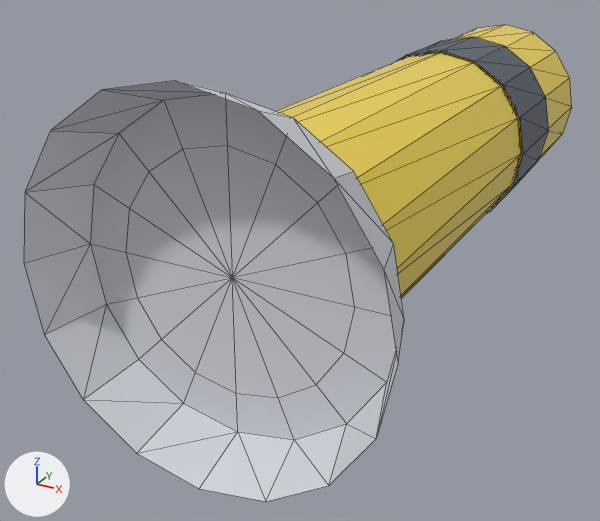
What one commit did to the glTF model content/models/steel_bollard.glb.
One viewpoint serves both versions: a 50 mm camera at (0.687, -0.901, 0.568) aimed at (-0.185, 0.685, -0.226). Arrows for +X, +Y and +Z are at lower left; the lights stay in place. The first picture is the older version. Mesh edges are drawn as thin lines. Vertices at exactly the same position are counted once.

The first picture shows 'steel_bollard'.
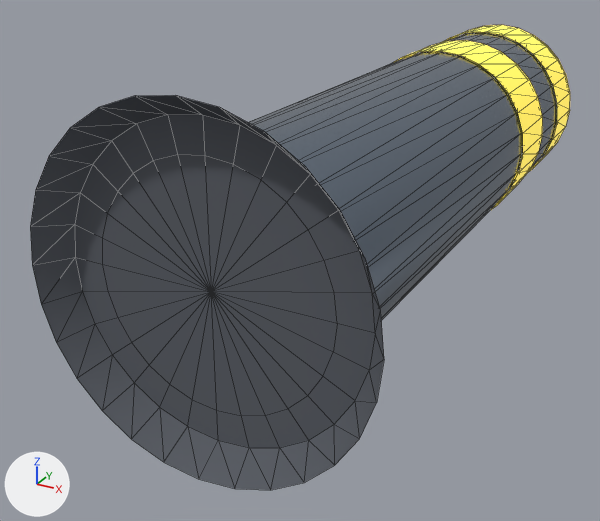
Boxes [x1, y1, x2, y2] around the edits, measured in the pictures (600 x 521 px):
'steel_bollard', reshaped, recoloured
    before: [24, 25, 572, 502]
    after: [30, 25, 570, 490]
part 1 of me_steel_bollard, rebuilt (mostly hidden afterwards)
    before: [422, 25, 572, 185]
    after: [441, 32, 557, 169]
part 2 of me_steel_bollard, rebuilt (7% narrower, 6% shorter)
    before: [24, 81, 404, 502]
    after: [30, 95, 384, 490]
part 3 of me_steel_bollard, added
    after: [419, 34, 556, 189]
part 4 of me_steel_bollard, added
    after: [430, 25, 570, 180]
part 5 of me_steel_bollard, built on
    before: [276, 37, 548, 298]
    after: [248, 40, 543, 321]

What the commit changed:
Material 'BollardSteel' (mat_bollardsteel) is new.
Its base color is (0.2, 0.25, 0.32) (greyish blue #7c8999).
Its metallic is 0.85.
Its roughness is 0.26.
Material 'WarnYellow' (mat_warnyellow) is new.
Its base color is (0.98, 0.78, 0.08) (yellow #fde550).
Its metallic is 0.15.
Its roughness is 0.28.
Its emission color is (0.588, 0.468, 0.048) (yellow #cab63e).
Its emission strength is 1.0.
Material 'RubberBlack' (mat_rubberblack) is new.
Its base color is (0.1, 0.11, 0.13) (dark grey #595d65).
Its metallic is 0.05.
Its roughness is 0.88.
me_steel_bollard is used by ob_steel_bollard; location (0.0, 0.0, 0.0).
me_steel_bollard had 146 vertices, 192 faces and spanned x -0.34..0.34, y 0.0..1.75, z -0.34..0.34.
me_steel_bollard no longer uses material mat_concrete (light grey #d4d8de).
me_steel_bollard no longer uses material mat_hazardyel (yellow #fddf50).
me_steel_bollard no longer uses material mat_darktrim (greyish blue #5d656f).
me_steel_bollard now has 366 vertices, 448 faces and spans x -0.32..0.32, y 0.0..1.8, z -0.32..0.32.
me_steel_bollard part 1: the loose piece of 49 vertices spanning x -0.22..0.22, y 1.3..1.75, z -0.22..0.22 is rebuilt with 85 vertices and now spans x -0.22..0.22, y 1.56..1.8, z -0.22..0.22, in mat_bollardsteel (greyish blue #7c8999).
me_steel_bollard part 2: the loose piece of 33 vertices spanning x -0.34..0.34, y 0.0..0.12, z -0.34..0.34 is rebuilt with 57 vertices and now spans x -0.32..0.32, y 0.0..0.06, z -0.32..0.32, in mat_rubberblack (dark grey #595d65).
me_steel_bollard part 3: a new loose piece of 56 vertices spanning x -0.22..0.22, y 1.24..1.4, z -0.22..0.22, in mat_bollardsteel (greyish blue #7c8999).
me_steel_bollard part 4: a new loose piece of 56 vertices spanning x -0.22..0.22, y 1.4..1.56, z -0.22..0.22, in mat_warnyellow (yellow #fde550, glowing yellow #cab63e).
Part 5, on me_steel_bollard:
56 vertices are removed from x -0.22..0.22, y 0.12..1.3, z -0.22..0.22.
64 faces are deleted.
64 vertices are added at x -0.22..0.22, y 0.06..1.24, z -0.22..0.22.
24 new vertices lie (0.0, 0.99, 0.0) away from vertices in x -0.21..0.21, y 0.06, z -0.21..0.21.
16 new vertices lie (0.0, 0.19, 0.0) away from vertices in x -0.2..0.2, y 1.05, z -0.2..0.2.
56 new faces join them, mat_bollardsteel (greyish blue #7c8999).
56 new faces join them, mat_warnyellow (yellow #fde550, glowing yellow #cab63e).
me_steel_bollard gains material mat_rubberblack (dark grey #595d65).
me_steel_bollard gains material mat_bollardsteel (greyish blue #7c8999).
me_steel_bollard gains material mat_warnyellow (yellow #fde550, glowing yellow #cab63e).
